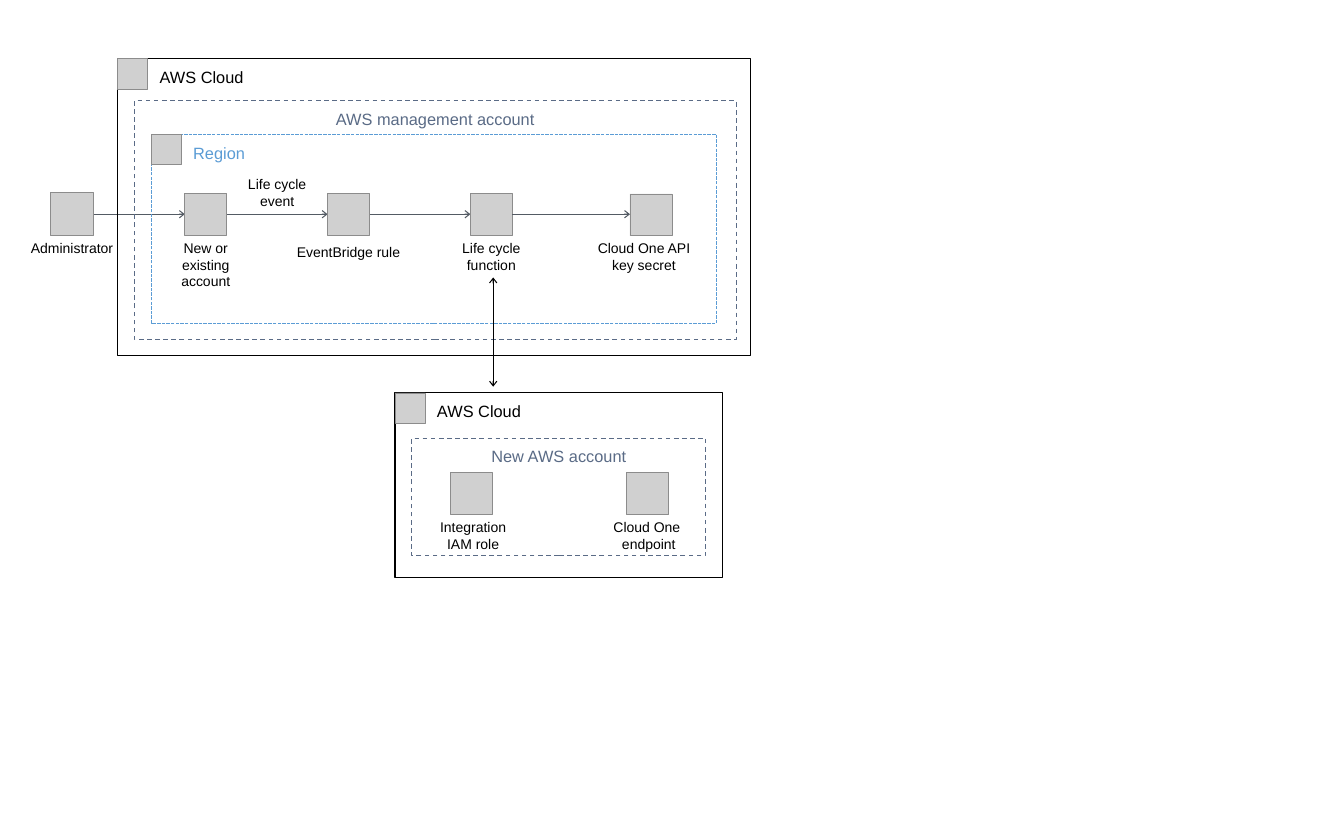
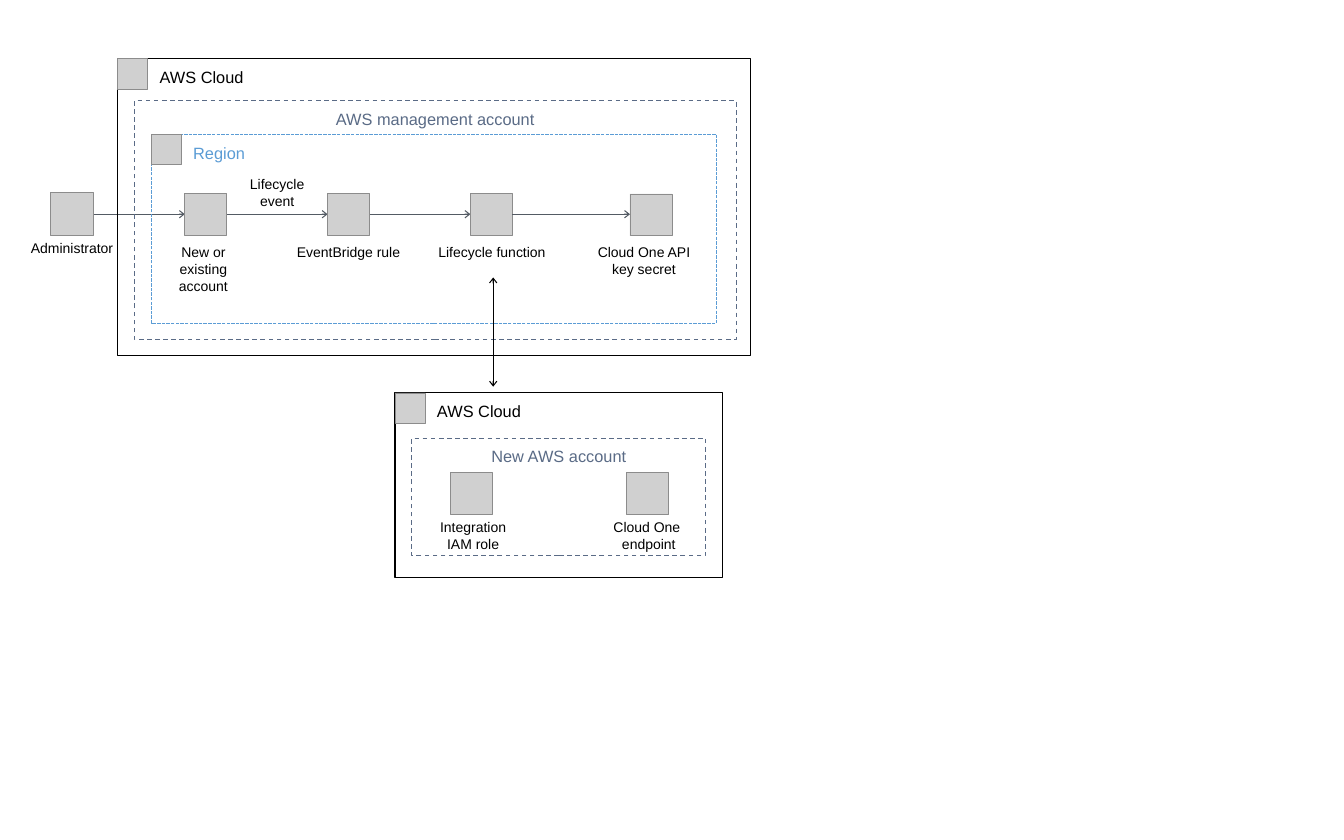
Before and after one commit to aws-quickstart/quickstart-ct-trend-micro-cloud-one-conformity, a slide deck: slide 1 of docs/images/cloud-one-conformity-architecture-diagram.pptx. Drawn at 1344x840 pixels with LibreOffice and Linux fonts; fonts in the diff are those of the drawing; grey boxes stand for pictures. Boxes give left, top, right and bottom in pixels: in the first picture for what was removed or moved away, otherwise in the second. Text is boxed around its words. In the diff, an @@ line names an element or a change of style, - is before the commit and + after.

```diff
--- a/docs/images/cloud-one-conformity-architecture-diagram.pptx
+++ b/docs/images/cloud-one-conformity-architecture-diagram.pptx
@@ text at [250,179,304,206]: spaces changed @@
-Life cycle event
+Lifecycle event
@@ text "Cloud One API key secret": place and size @@
-text "Cloud One API key secret" at [598,243,691,273]
+text "Cloud One API key secret" at [598,247,691,277]
@@ text "New or existing account": place and size @@
-text "New or existing account" at [181,243,230,286]
+text "New or existing account" at [179,247,228,291]
@@ text at [438,247,546,260]: spaces changed @@
-Life cycle function
+Lifecycle function
```
Also in this commit, not shown: 6 other files.
